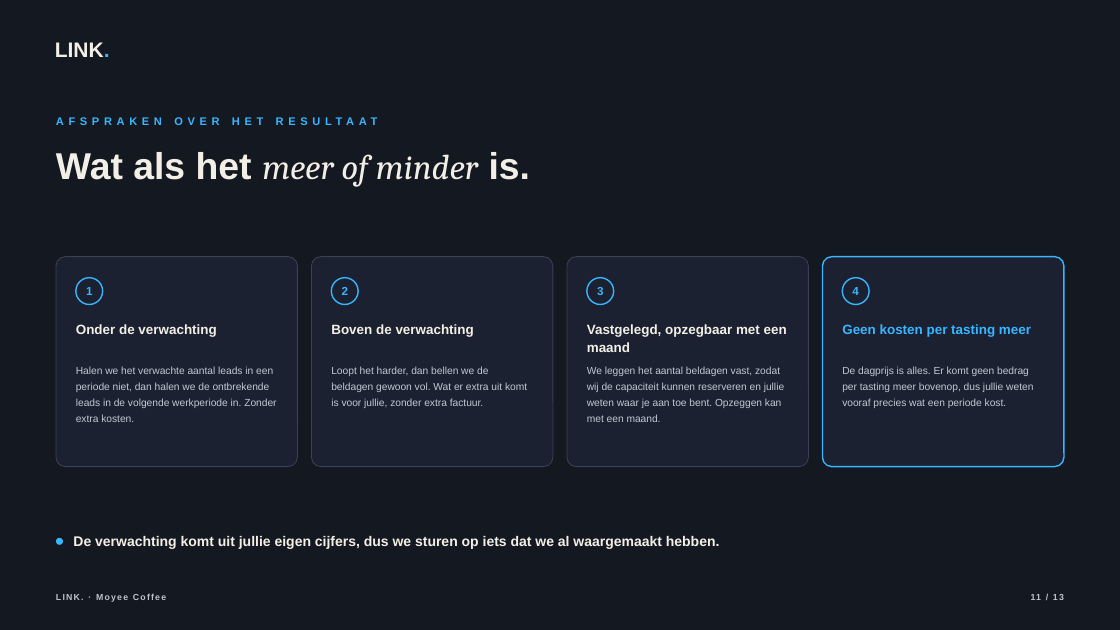
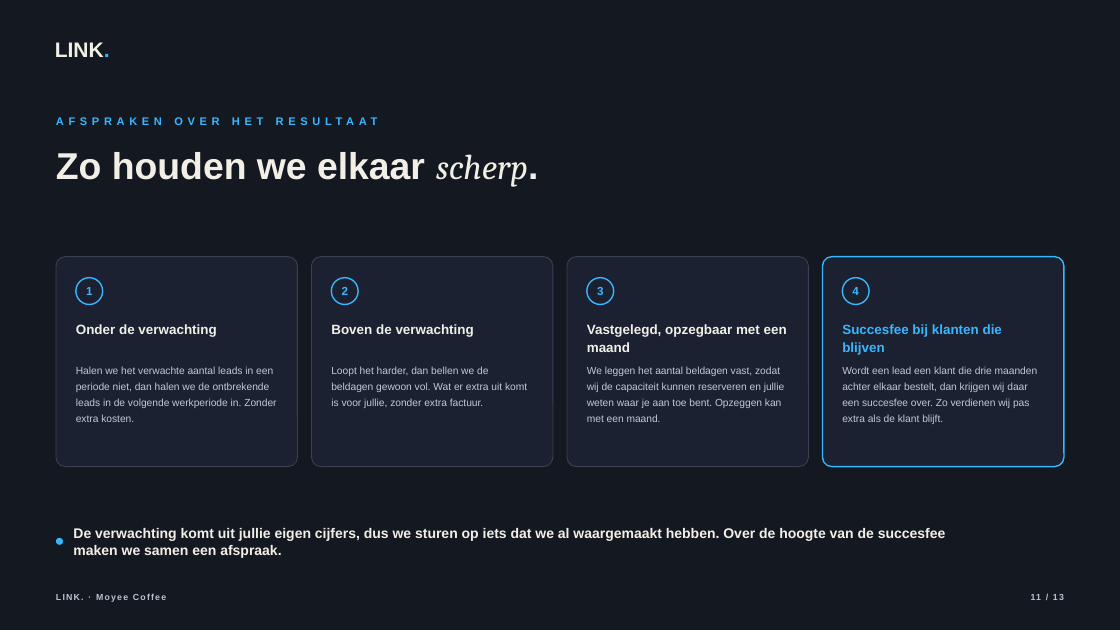
Before and after one commit to hens-lang/Test, a slide deck: slide 11 of output/LINK. voorstel Moyee Coffee.pptx. Drawn at 1120x630 pixels with LibreOffice and Linux fonts; fonts in the diff are those of the drawing. Boxes give left, top, right and bottom in pixels: in the first picture for what was removed or moved away, otherwise in the second. Text is boxed around its words. In the diff, an @@ line names an element or a change of style, - is before the commit and + after.

```diff
--- a/output/LINK. voorstel Moyee Coffee.pptx
+++ b/output/LINK. voorstel Moyee Coffee.pptx
@@ text at box(56, 152, 528, 187): text changed @@
-Wat als het meer of minder is.
+Zo houden we elkaar scherp.
@@ text at box(842, 324, 1002, 355): text changed @@
-Geen kosten per tasting meer
+Succesfee bij klanten die blijven
@@ text at box(842, 366, 1038, 424): text changed @@
-De dagprijs is alles. Er komt geen bedrag per tasting meer bovenop, dus jullie weten vooraf precies wat een periode kost.
+Wordt een lead een klant die drie maanden achter elkaar bestelt, dan krijgen wij daar een succesfee over. Zo verdienen wij pas extra als de klant blijft.
@@ text at box(73, 528, 946, 558): text changed @@
-De verwachting komt uit jullie eigen cijfers, dus we sturen op iets dat we al waargemaakt hebben.
+De verwachting komt uit jullie eigen cijfers, dus we sturen op iets dat we al waargemaakt hebben. Over de hoogte van de succesfee maken we samen een afspraak.
```
Also in this commit, not shown: 4 other files.
